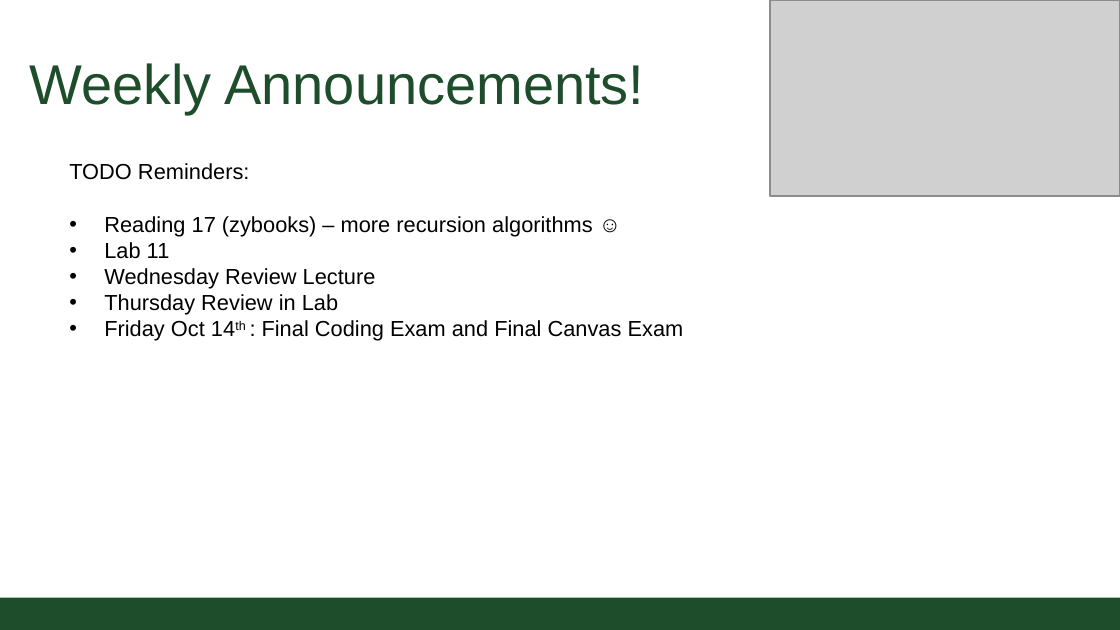
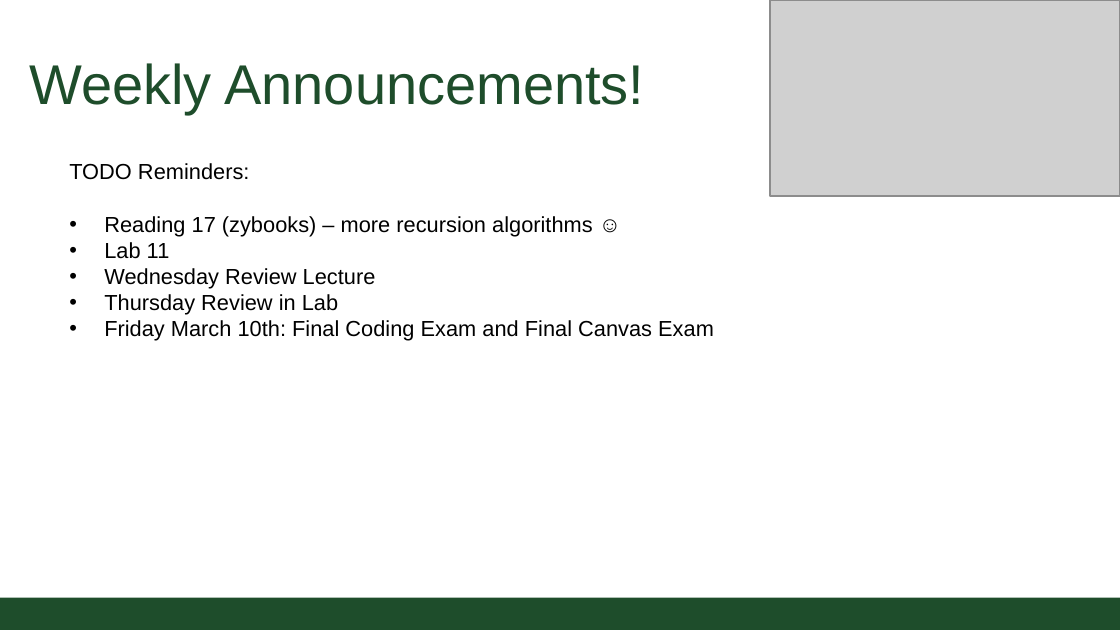
Before and after one commit to CSU-CS152/Handouts, a slide deck: slide 2 of 08_01ReviewCS152.pptx. Drawn at 1120x630 pixels with LibreOffice and Linux fonts; fonts in the diff are those of the drawing; grey boxes stand for pictures; background and template pictures are left out. Boxes give left, top, right and bottom in pixels: in the first picture for what was removed or moved away, otherwise in the second. Text is boxed around its words. In the diff, an @@ line names an element or a change of style, - is before the commit and + after.

Commit message:
Final Review Lecture updated

```diff
--- a/08_01ReviewCS152.pptx
+++ b/08_01ReviewCS152.pptx
@@ text at (104,320,714,341): text changed @@
-• Friday Oct 14th : Final Coding Exam and Final Canvas Exam
+• Friday March 10th: Final Coding Exam and Final Canvas Exam
```
